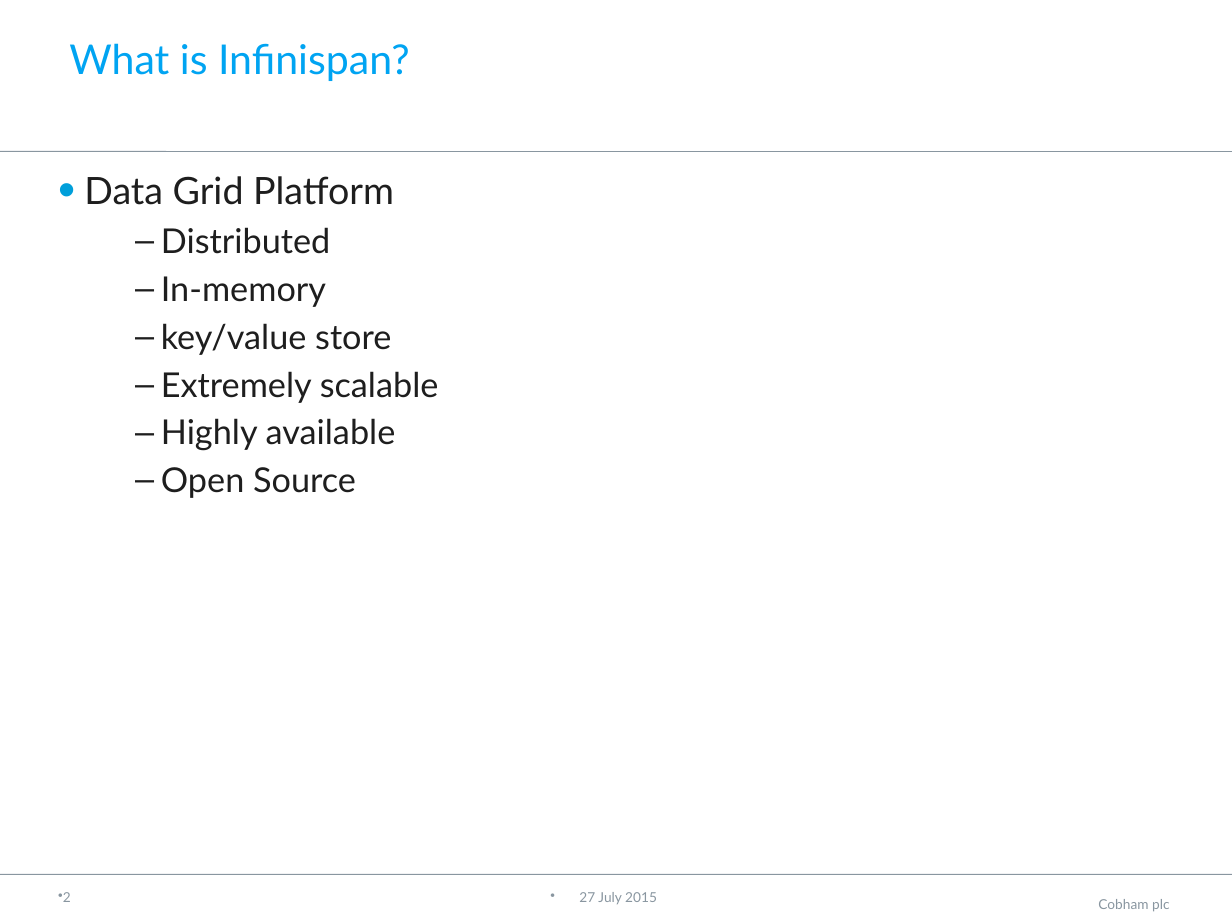
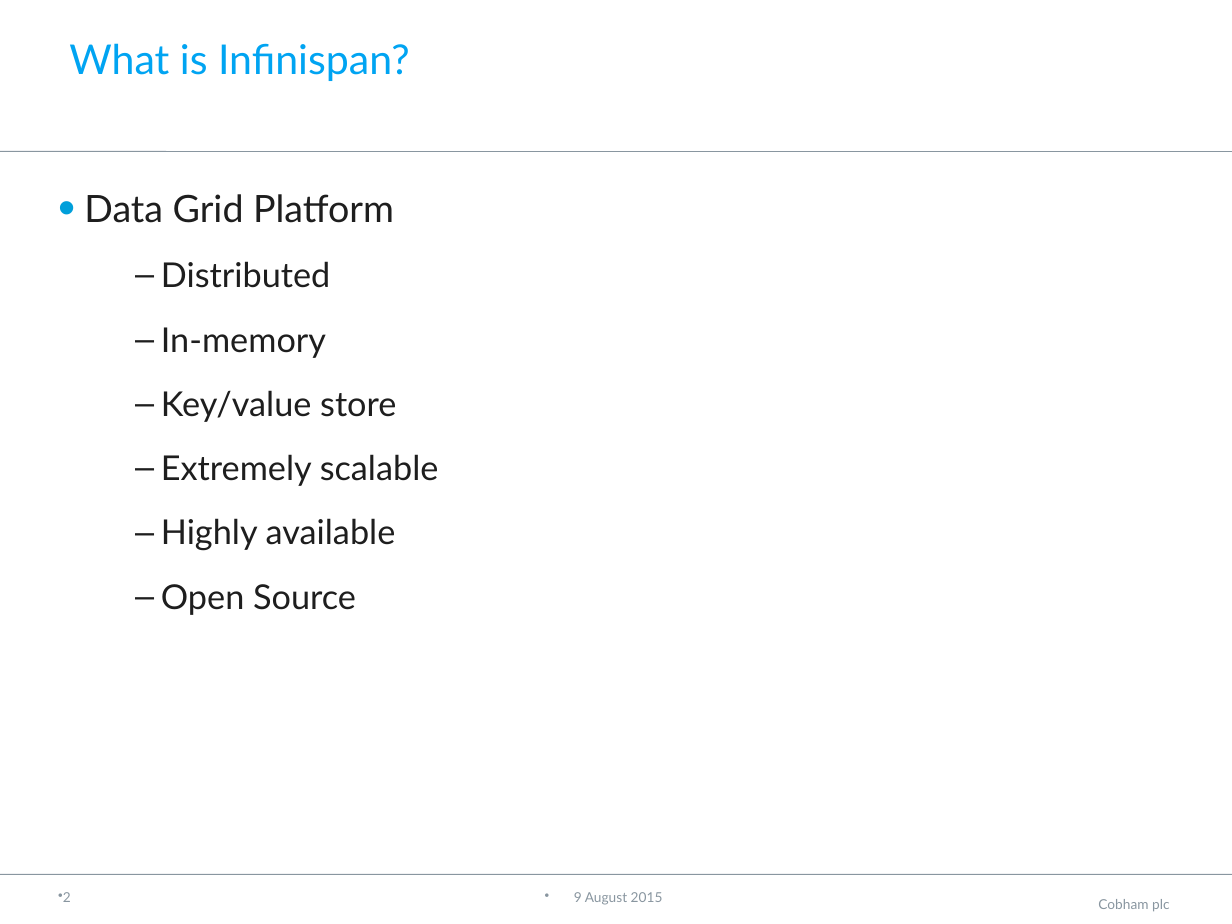
Before and after one commit to neha-bansal/Demos, a slide deck: slide 3 of infinispan-embedded-tutorial/Infinispan.pptx. Drawn at 1232x924 pixels with LibreOffice and Linux fonts; fonts in the diff are those of the drawing; background and template pictures are left out. Boxes give left, top, right and bottom in pixels: in the first picture for what was removed or moved away, otherwise in the second. Text is boxed around its words. In the diff, an @@ line names an element or a change of style, - is before the commit and + after.

```diff
--- a/infinispan-embedded-tutorial/Infinispan.pptx
+++ b/infinispan-embedded-tutorial/Infinispan.pptx
@@ text at [84,194,439,615]: line spacing 1 to 1.4 @@
@@ text at [161,390,396,422]: text changed @@
-  – key/value store
+  – Key/value store
@@ text at [574,892,663,905]: text changed @@
-27 July 2015
+9 August 2015
```
Also in this commit, not shown: 14 other slides changed, 1 slide added.
